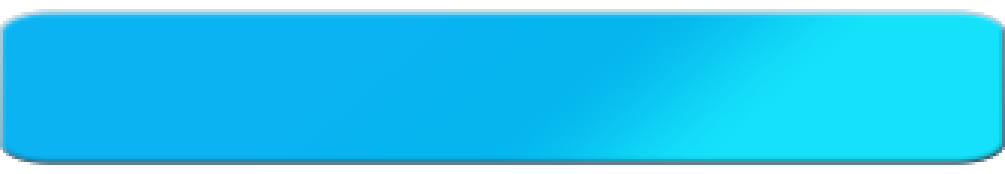
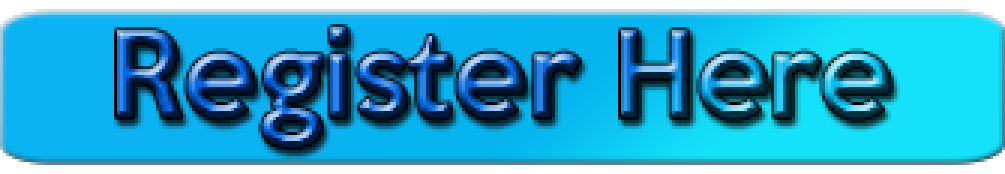
Two versions of the same layered image (1005px x 174px). Layer-by-layer changes:
added layer "Register Here" (overlay) above "Forma 1" over bbox(117, 27, 891, 147)
